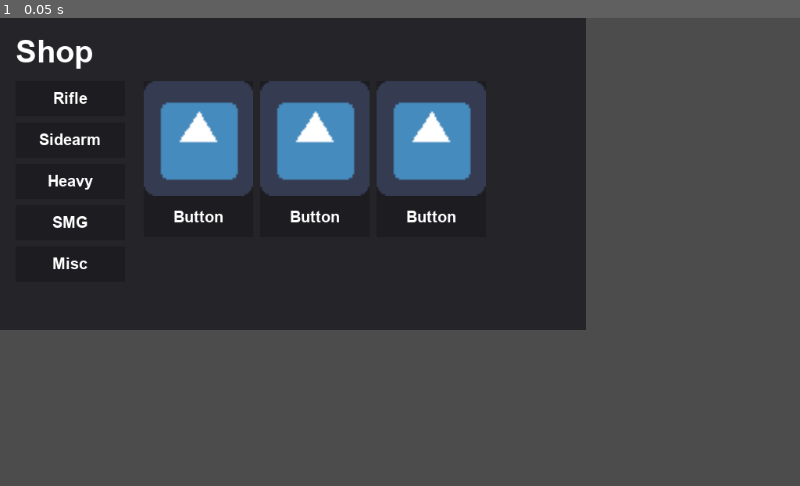
Above: before the commit, frame 1.
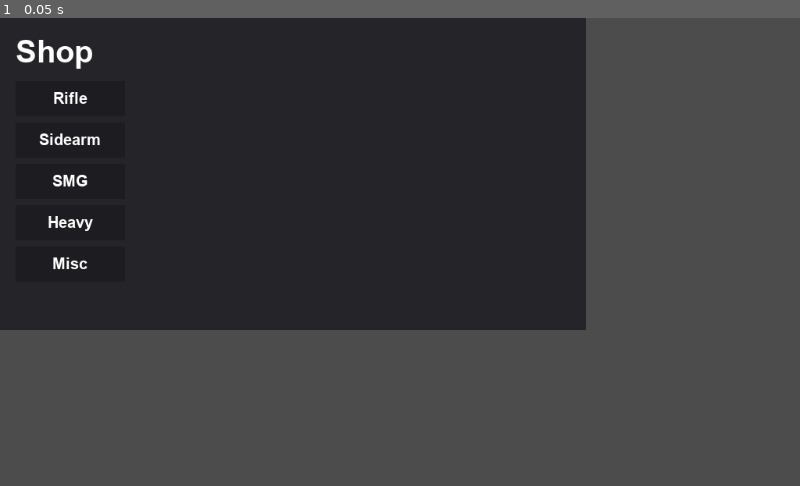
Above: after the commit, the same moment.

Repository: hakanrw/fireware
Game: Godot game, scene res://ui/hud/shop.tscn
Same seed, same stepped clock (60 frames per second), same inputs: the game is played once before the commit and once after it. This scene is started directly instead of the project's main scene. The engine's default icon, where the game draws it, is replaced by a stand-in: a white triangle on a blue panel in a dark square.
Inputs:
- Up to frame 1 (0.05 s): no input

The runs differ from the first frame. In frame 1, 10% of the frame differs, in the area x 6-61%, y 13-46%.

Commit message:
implement shop ui

Diff:
--- a/network/round_controller.gd
+++ b/network/round_controller.gd
@@ -73,7 +73,6 @@
 func start_new_round():
 	# called on server
 	rpc_id(1, "update_timer", _max_round_time, _max_round_time)
-	print(timer.time_left)
 	print("starts new round")
 
 	if _reset_flag:
@@ -88,8 +87,11 @@
 	var players = get_players_props_by_teams()
 	return players[0].size() > 0 and players[1].size() > 0
 
-func is_move_enabled():
-	return not _max_round_time - timer.time_left <= 5
+func is_move_enabled() -> bool:
+	return not _max_round_time - timer.time_left < 5
+
+func is_shop_enabled() -> bool:
+	return _max_round_time - timer.time_left < Utils.shopping_time
 
 func game_running() -> bool:
 	return players_in_both_teams()
--- a/network/shop_controller.gd
+++ b/network/shop_controller.gd
@@ -13,18 +13,18 @@
 		self.type = type
 
 var shop = [
-	# rifles
+	# rifle
 	Item.new(0 , "7.62 guerilla", 2050, Utils.WeaponType.PRIMARY),
 	Item.new(1 , "cv47", 2700, Utils.WeaponType.PRIMARY),
 	Item.new(2 , "maverick m4a1", 3100, Utils.WeaponType.PRIMARY),
-	# pistols
+	# sidearm
 	Item.new(5 , "7/24 sidearm", 200, Utils.WeaponType.SECONDARY),
 	Item.new(6 , "wrestler", 500, Utils.WeaponType.SECONDARY),
 	# smg
 	Item.new(10, "fastgun", 1050, Utils.WeaponType.PRIMARY),
-	# heavies
+	# heavy
 	Item.new(15, "sawn off", 1100, Utils.WeaponType.PRIMARY),
-	Item.new(16, ".72 blaster", 1700, Utils.WeaponType.SECONDARY),
+	Item.new(16, ".72 blaster", 1700, Utils.WeaponType.PRIMARY),
 	# misc
 	Item.new(20, "kevlar vest", 650, Utils.WeaponType.MISC),
 	Item.new(21, "x grenade", 300, Utils.WeaponType.MISC),
@@ -35,3 +35,10 @@
 
 func _ready():
 	pass
+
+func get_weapons_of_category(category: int) -> Array:
+	var weapons = []
+	for weapon in shop:
+		if weapon.id >= category * 5 and weapon.id < category * 5 + 5:
+			 weapons.append(weapon)
+	return weapons
--- a/player/local_player.gd
+++ b/player/local_player.gd
@@ -16,23 +16,31 @@
 
 func _process(delta):
 	# handle look
-	var mouse_pos = get_global_mouse_position()
-	full_look_at(mouse_pos)
+	if _is_interactable():
+		var mouse_pos = get_global_mouse_position()
+		full_look_at(mouse_pos)
+
+	if Input.is_action_just_pressed("ui_shop" ):
+		if _is_shopping():
+			Utils.get_hud_node().clear_page()
+		else:
+			_request_shop()
 
 func _physics_process(delta):
 	# handle walk
 	direction.x = 0
 	direction.y = 0
 
-	if Input.is_action_pressed("ui_up"   ): direction.y -= 1
-	if Input.is_action_pressed("ui_down" ): direction.y += 1
-	if Input.is_action_pressed("ui_right"): direction.x += 1
-	if Input.is_action_pressed("ui_left" ): direction.x -= 1
+	if _is_interactable():
+		if Input.is_action_pressed("ui_up"   ): direction.y -= 1
+		if Input.is_action_pressed("ui_down" ): direction.y += 1
+		if Input.is_action_pressed("ui_right"): direction.x += 1
+		if Input.is_action_pressed("ui_left" ): direction.x -= 1
 
-	if not compare_floats(last_rotation, head.global_rotation):
-		network_player.rpc("set_rotation", head.global_rotation)
-	if last_direction != direction:
-		network_player.rpc("set_direction", direction)
+		if not compare_floats(last_rotation, head.global_rotation):
+			network_player.rpc("set_rotation", head.global_rotation)
+		if last_direction != direction:
+			network_player.rpc("set_direction", direction)
 
 	last_rotation = head.global_rotation
 	last_direction = direction
@@ -42,3 +50,13 @@
 	Utils.get_hud_node().hbd.visible = false
 func _on_resurrect():
 	Utils.get_hud_node().hbd.visible = true
+
+func _request_shop():
+	if player_can_shop():
+		Utils.get_hud_node().show_shop()
+
+func _is_shopping():
+	return Utils.get_hud_node().current_page == "shop"
+
+func _is_interactable():
+	return not _is_shopping() and health > 0
--- a/player/player.gd
+++ b/player/player.gd
@@ -92,3 +92,9 @@
 	if "team" in props     :             set_team(props["team"])
 	if "health" in props   :         set_health(props["health"])
 	if "weapon" in props   :         set_weapon(props["weapon"])
+
+func player_can_shop():
+	return player_in_shop_area() and Utils.get_round_controller().is_shop_enabled()
+
+func player_in_shop_area():
+	return true
--- a/project.godot
+++ b/project.godot
@@ -58,6 +58,11 @@
 , Object(InputEventKey,"resource_local_to_scene":false,"resource_name":"","device":0,"alt":false,"shift":false,"control":false,"meta":false,"command":false,"pressed":false,"scancode":83,"unicode":0,"echo":false,"script":null)
  ]
 }
+ui_shop={
+"deadzone": 0.5,
+"events": [ Object(InputEventKey,"resource_local_to_scene":false,"resource_name":"","device":0,"alt":false,"shift":false,"control":false,"meta":false,"command":false,"pressed":false,"scancode":66,"unicode":0,"echo":false,"script":null)
+ ]
+}
 
 [layer_names]
 
--- a/ui/hud/hud.gd
+++ b/ui/hud/hud.gd
@@ -1,6 +1,9 @@
 extends CanvasLayer
 
-const team_select = preload("res://ui/hud/team_select.tscn")
+const pages = {
+	"team_select": preload("res://ui/hud/team_select.tscn"),
+	"shop": preload("res://ui/hud/shop.tscn"),
+}
 
 onready var htd = $Control/VBoxContainer/HTD
 onready var hmd = $Control/VBoxContainer/MarginContainer/HMD
@@ -10,13 +13,31 @@
 onready var ammo_panel = $Control/VBoxContainer/HBD/HBoxContainer/AmmoPanel/Ammo
 onready var mag_manel = $Control/VBoxContainer/HBD/HBoxContainer/AmmoPanel/Magazine
 
+var current_page = ""
+
 func _ready():
 	if Utils.is_server():
 		$Control.visible = false
 	pass
 
 func show_team_select():
+	show_page("team_select")
+
+func show_shop():
+	show_page("shop")
+
+func clear_page():
+	show_page("")
+
+func show_page(page: String):
+	if current_page == page: return
+	current_page = page
+	_clear_hud()
+	if page == "": return
+
+	hmd.add_child(pages[page].instance())
+
+
+func _clear_hud():
 	for n in hmd.get_children():
-		hmd.remove_child(n)
-
-	hmd.add_child(team_select.instance())
+		n.queue_free()
--- a/ui/hud/shop.gd
+++ b/ui/hud/shop.gd
@@ -1,5 +1,32 @@
 extends Panel
 
+const card = preload("res://ui/general/card.tscn")
+
+onready var categories = $MarginContainer/VBoxContainer/HBoxContainer/Categories
+onready var weapons_view = $MarginContainer/VBoxContainer/HBoxContainer/MarginContainer/WeaponsView
 
 func _ready():
-	pass
+	var category_children = categories.get_children()
+	var i = 0
+	for child in category_children:
+		child.connect("mouse_clicked", self, "change_page", [i])
+		i += 1
+
+func change_page(page: int):
+	clear_page()
+
+	var shop_controller = Utils.get_shop_controller()
+	var weapons = shop_controller.get_weapons_of_category(page)
+
+	for weapon in weapons:
+		var card_instance = card.instance()
+		card_instance.set_text(weapon.name)
+		card_instance.connect("mouse_clicked", self, "try_buy", [weapon.id])
+		weapons_view.add_child(card_instance)
+
+func clear_page():
+	for n in weapons_view.get_children():
+		weapons_view.remove_child(n)
+
+func try_buy(weapon_id: int):
+	print("try buy " + str(weapon_id))
--- a/ui/hud/shop.tscn
+++ b/ui/hud/shop.tscn
@@ -1,8 +1,7 @@
-[gd_scene load_steps=5 format=2]
+[gd_scene load_steps=4 format=2]
 
 [ext_resource path="res://fonts/font_dynamic.tres" type="DynamicFont" id=1]
 [ext_resource path="res://ui/general/button_centered.tscn" type="PackedScene" id=2]
-[ext_resource path="res://ui/general/card.tscn" type="PackedScene" id=3]
 [ext_resource path="res://ui/hud/shop.gd" type="Script" id=4]
 
 [node name="Shop" type="Panel"]
@@ -27,7 +26,7 @@
 margin_left = 20.0
 margin_top = 20.0
 margin_right = 730.0
-margin_bottom = 431.0
+margin_bottom = 380.0
 custom_constants/separation = 15
 
 [node name="Label" type="Label" parent="MarginContainer/VBoxContainer"]
@@ -42,12 +41,12 @@
 [node name="HBoxContainer" type="HBoxContainer" parent="MarginContainer/VBoxContainer"]
 margin_top = 61.0
 margin_right = 710.0
-margin_bottom = 411.0
+margin_bottom = 360.0
 size_flags_vertical = 3
 
 [node name="Categories" type="VBoxContainer" parent="MarginContainer/VBoxContainer/HBoxContainer"]
 margin_right = 160.0
-margin_bottom = 350.0
+margin_bottom = 299.0
 rect_min_size = Vector2( 160, 0 )
 custom_constants/separation = 8
 
@@ -61,17 +60,17 @@
 margin_bottom = 98.0
 text = "Sidearm"
 
-[node name="Heavy" parent="MarginContainer/VBoxContainer/HBoxContainer/Categories" instance=ExtResource( 2 )]
+[node name="SMG" parent="MarginContainer/VBoxContainer/HBoxContainer/Categories" instance=ExtResource( 2 )]
 margin_top = 106.0
 margin_right = 140.0
 margin_bottom = 151.0
-text = "Heavy"
+text = "SMG"
 
-[node name="SMG" parent="MarginContainer/VBoxContainer/HBoxContainer/Categories" instance=ExtResource( 2 )]
+[node name="Heavy" parent="MarginContainer/VBoxContainer/HBoxContainer/Categories" instance=ExtResource( 2 )]
 margin_top = 159.0
 margin_right = 140.0
 margin_bottom = 204.0
-text = "SMG"
+text = "Heavy"
 
 [node name="Misc" parent="MarginContainer/VBoxContainer/HBoxContainer/Categories" instance=ExtResource( 2 )]
 margin_top = 212.0
@@ -79,24 +78,14 @@
 margin_bottom = 257.0
 text = "Misc"
 
-[node name="Detailed" type="MarginContainer" parent="MarginContainer/VBoxContainer/HBoxContainer"]
+[node name="MarginContainer" type="MarginContainer" parent="MarginContainer/VBoxContainer/HBoxContainer"]
 margin_left = 164.0
 margin_right = 710.0
-margin_bottom = 350.0
+margin_bottom = 299.0
 size_flags_horizontal = 3
 custom_constants/margin_bottom = 150
 
-[node name="HBoxContainer" type="HBoxContainer" parent="MarginContainer/VBoxContainer/HBoxContainer/Detailed"]
+[node name="WeaponsView" type="HBoxContainer" parent="MarginContainer/VBoxContainer/HBoxContainer/MarginContainer"]
 margin_right = 546.0
-margin_bottom = 200.0
+margin_bottom = 149.0
 custom_constants/separation = 9
-
-[node name="Card" parent="MarginContainer/VBoxContainer/HBoxContainer/Detailed/HBoxContainer" instance=ExtResource( 3 )]
-
-[node name="Card2" parent="MarginContainer/VBoxContainer/HBoxContainer/Detailed/HBoxContainer" instance=ExtResource( 3 )]
-margin_left = 149.0
-margin_right = 289.0
-
-[node name="Card3" parent="MarginContainer/VBoxContainer/HBoxContainer/Detailed/HBoxContainer" instance=ExtResource( 3 )]
-margin_left = 298.0
-margin_right = 438.0
--- a/ui/hud/team_select.gd
+++ b/ui/hud/team_select.gd
@@ -11,4 +11,4 @@
 
 func select_team(team: int):
 	NetworkController.get_self_player().network_player.rpc_id(1, "set_team", team)
-	queue_free()
+	Utils.get_hud_node().clear_page()
--- a/utils.gd
+++ b/utils.gd
@@ -48,6 +48,9 @@
 func get_round_controller():
 	return get_node("/root/Game/RoundController")
 
+func get_shop_controller():
+	return get_node("/root/Game/ShopController")
+
 
 var max_round_time = 120
 var shopping_time = 15
Not shown, added: test.sh
